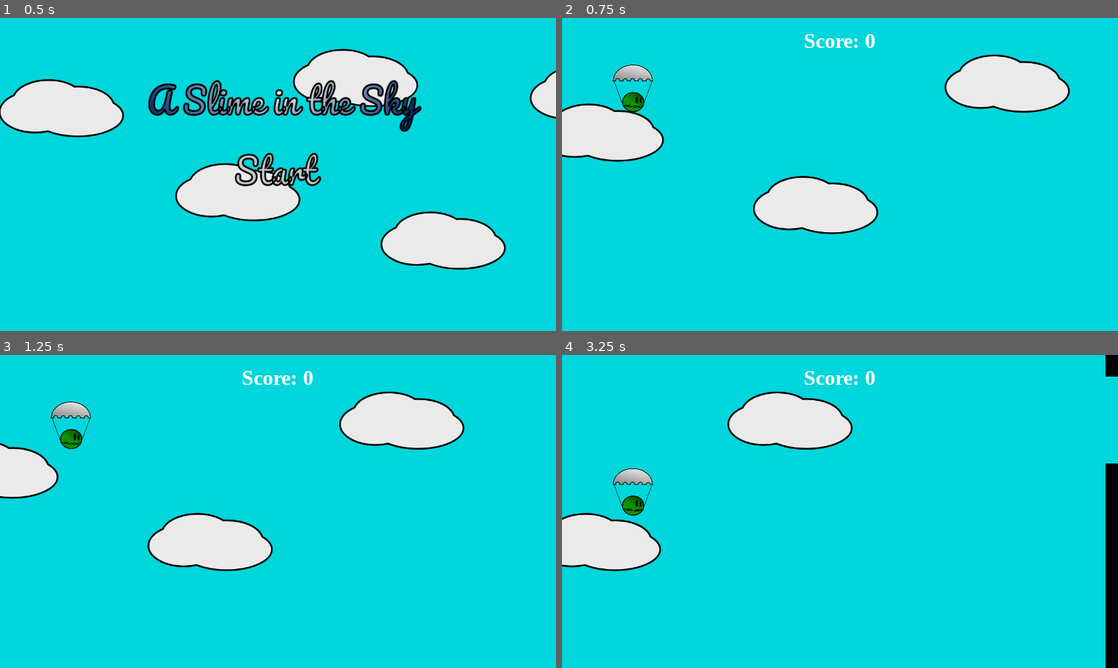
Above: before the commit, frames 1-4 (two rows, left to right).
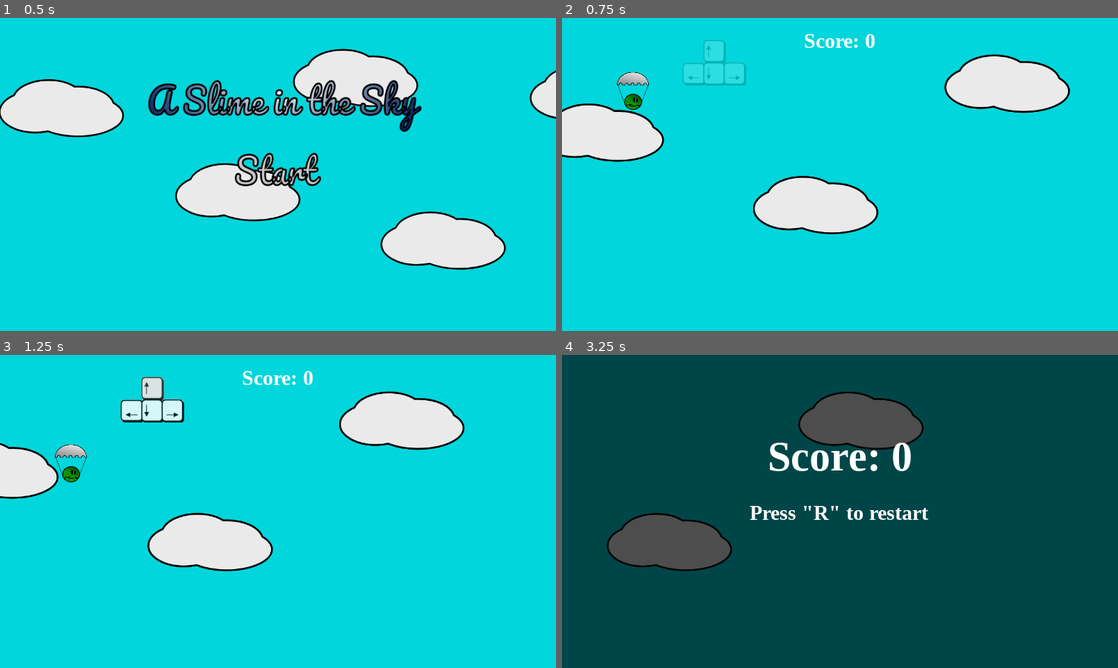
Above: after the commit, the same moments.

Repository: mmcoulombe/flappy_slime
Game: Godot game, scene res://scenes/intro.tscn
Same seed, same stepped clock (60 frames per second), same inputs: the game is played once before the commit and once after it.
Inputs (mouse positions are in pixels of both pictures, inside the frame that each line leads up to):
- Up to frame 1 (0.5 s): no input
- Up to frame 2 (0.75 s): click (834, 171) at 0.5 s
- Up to frame 3 (1.25 s): no input
- Up to frame 4 (3.25 s): hold Up (ui_up) 1.28-2.03 s; hold Up (ui_up) from 2.78 s (still down)

Frame 1 is identical in both runs. In frame 2, 1.8% of the frame differs, in the area x 0-92%, y 7-70%; in frame 3, 2.2%; in frame 4, 100%, in the area x 0-100%, y 0-100%.

Commit message:
Make player a rigid body + key to press info
Signed-off-by: Maxime Millette-Coulombe <mmillettecoulombe@gmail.com>

Diff:
--- /dev/null
+++ b/prefabs/KeyAnimation.gd
@@ -0,0 +1,12 @@
+extends Node2D
+
+onready var anim_player = get_node("AnimationPlayer")
+
+func show():
+	anim_player.play("show")
+	yield(anim_player, "animation_finished")
+	anim_player.play("flash")
+
+func hide():
+	anim_player.play_backwards("show")
+	queue_free()
--- /dev/null
+++ b/prefabs/KeyAnimation.tscn
@@ -0,0 +1,62 @@
+[gd_scene load_steps=6 format=2]
+
+[ext_resource path="res://assets/arrow-key.png" type="Texture" id=1]
+[ext_resource path="res://assets/arrow-key_mask.png" type="Texture" id=2]
+[ext_resource path="res://prefabs/KeyAnimation.gd" type="Script" id=3]
+
+[sub_resource type="Animation" id=1]
+resource_name = "flash"
+loop = true
+tracks/0/type = "value"
+tracks/0/path = NodePath("ColorRect:color")
+tracks/0/interp = 1
+tracks/0/loop_wrap = true
+tracks/0/imported = false
+tracks/0/enabled = true
+tracks/0/keys = {
+"times": PoolRealArray( 0, 0.5, 1 ),
+"transitions": PoolRealArray( 1, 1, 1 ),
+"update": 0,
+"values": [ Color( 0.929412, 0.576471, 0.576471, 0 ), Color( 0.929412, 0.576471, 0.576471, 0.654902 ), Color( 0.929412, 0.576471, 0.576471, 0 ) ]
+}
+
+[sub_resource type="Animation" id=2]
+resource_name = "show"
+length = 0.5
+tracks/0/type = "value"
+tracks/0/path = NodePath("Sprite:modulate")
+tracks/0/interp = 1
+tracks/0/loop_wrap = true
+tracks/0/imported = false
+tracks/0/enabled = true
+tracks/0/keys = {
+"times": PoolRealArray( 0.1, 0.5 ),
+"transitions": PoolRealArray( 1, 1 ),
+"update": 0,
+"values": [ Color( 1, 1, 1, 0 ), Color( 1, 1, 1, 1 ) ]
+}
+
+[node name="KeyAnimation" type="Node2D"]
+script = ExtResource( 3 )
+
+[node name="AnimationPlayer" type="AnimationPlayer" parent="."]
+anims/flash = SubResource( 1 )
+anims/show = SubResource( 2 )
+
+[node name="Sprite" type="Sprite" parent="."]
+modulate = Color( 1, 1, 1, 0.0980392 )
+texture = ExtResource( 1 )
+
+[node name="Light2D" type="Light2D" parent="."]
+texture = ExtResource( 2 )
+mode = 3
+
+[node name="ColorRect" type="ColorRect" parent="."]
+margin_left = -29.0
+margin_top = -54.0
+margin_right = 28.0
+margin_bottom = -2.0
+color = Color( 0.929412, 0.576471, 0.576471, 0 )
+__meta__ = {
+"_edit_use_anchors_": false
+}
--- a/prefabs/pipe.tscn
+++ b/prefabs/pipe.tscn
@@ -20,7 +20,6 @@
 scale = Vector2( 6.3938, 1 )
 
 [node name="top_pipe" type="KinematicBody2D" parent="."]
-editor/display_folded = true
 position = Vector2( 0, -360 )
 collision_layer = 2
 
@@ -31,7 +30,6 @@
 texture = ExtResource( 2 )
 
 [node name="bottom_pipe" type="KinematicBody2D" parent="."]
-editor/display_folded = true
 position = Vector2( 0, 360 )
 collision_layer = 2
 
@@ -47,6 +45,5 @@
 [node name="trigger_shape" type="CollisionShape2D" parent="score_trigger"]
 position = Vector2( 65.8443, -0.975342 )
 shape = SubResource( 3 )
-
 [connection signal="viewport_exited" from="VisibilityNotifier2D" to="." method="_on_VisibilityNotifier2D_viewport_exited"]
 [connection signal="body_entered" from="score_trigger" to="." method="_on_score_trigger_entered"]
--- a/prefabs/player.tscn
+++ b/prefabs/player.tscn
@@ -5,7 +5,7 @@
 [ext_resource path="res://assets/slime/slime_eye.png" type="Texture" id=3]
 
 [sub_resource type="RectangleShape2D" id=1]
-extents = Vector2( 56.2045, 111.865 )
+extents = Vector2( 37.8224, 41.1483 )
 
 [sub_resource type="Animation" id=2]
 resource_name = "death"
@@ -35,15 +35,19 @@
 "values": [ 0.0, -180.0 ]
 }
 
-[node name="player" type="KinematicBody2D"]
+[node name="player" type="RigidBody2D"]
 collision_layer = 3
+collision_mask = 3
+gravity_scale = 4.0
 script = ExtResource( 1 )
 
 [node name="body" type="Sprite" parent="."]
+scale = Vector2( 0.4, 0.4 )
 texture = ExtResource( 2 )
 
 [node name="eye" type="Sprite" parent="."]
-position = Vector2( 27.5262, 54.5065 )
+position = Vector2( 6.5529, 20.998 )
+scale = Vector2( 0.4, 0.4 )
 texture = ExtResource( 3 )
 hframes = 2
 frame = 1
@@ -55,7 +59,7 @@
 anims/death = SubResource( 2 )
 
 [node name="VisibilityNotifier2D" type="VisibilityNotifier2D" parent="."]
-position = Vector2( -0.314238, 0.108105 )
-scale = Vector2( 9.1939, 11.1778 )
-
+position = Vector2( 1.0101, 21.5086 )
+scale = Vector2( 2.48291, 2.25875 )
+[connection signal="body_entered" from="." to="." method="_on_player_body_entered"]
 [connection signal="screen_exited" from="VisibilityNotifier2D" to="." method="_on_player_screen_exited"]
--- a/scenes/intro.tscn
+++ b/scenes/intro.tscn
@@ -7,7 +7,6 @@
 [node name="intro" type="Node2D"]
 
 [node name="Node2D" type="Node2D" parent="."]
-editor/display_folded = true
 script = ExtResource( 1 )
 
 [node name="Camera2D" type="Camera2D" parent="Node2D"]
@@ -19,7 +18,6 @@
 drag_margin_bottom = 0.0
 
 [node name="ParallaxBackground" type="ParallaxBackground" parent="."]
-editor/display_folded = true
 
 [node name="cloud_layer" type="ParallaxLayer" parent="ParallaxBackground"]
 motion_mirroring = Vector2( 1800, 0 )
--- a/scenes/main.tscn
+++ b/scenes/main.tscn
@@ -6,20 +6,23 @@
 [ext_resource path="res://scripts/cloud_emitter.gd" type="Script" id=4]
 [ext_resource path="res://gui/in_game_gui.tscn" type="PackedScene" id=5]
 [ext_resource path="res://scripts/controller.gd" type="Script" id=6]
+[ext_resource path="res://prefabs/KeyAnimation.tscn" type="PackedScene" id=7]
 
 [node name="main" type="Node2D"]
 
 [node name="player" parent="." instance=ExtResource( 1 )]
 position = Vector2( 163.167, 161.544 )
-scale = Vector2( 0.5, 0.5 )
 z_index = 2
 collision_layer = 1
 collision_mask = 6
-gravity = 10
-flap_speed = -150
+contacts_reported = 1
+contact_monitor = true
+
+[node name="key_animation" parent="." instance=ExtResource( 7 )]
+modulate = Color( 1, 1, 1, 0.835294 )
+position = Vector2( 351.331, 103.266 )
 
 [node name="spawn_container" type="Node2D" parent="."]
-editor/display_folded = true
 
 [node name="cloud3" parent="spawn_container" instance=ExtResource( 2 )]
 position = Vector2( 126.934, 263.388 )
@@ -31,7 +34,6 @@
 position = Vector2( 1061.49, 150.734 )
 
 [node name="pipe_emitter" type="Node2D" parent="."]
-editor/display_folded = true
 position = Vector2( 1350, 360 )
 script = ExtResource( 3 )
 speed = 200
@@ -40,7 +42,6 @@
 [node name="pe_timer" type="Timer" parent="pipe_emitter"]
 
 [node name="cloud_emitter" type="Node2D" parent="."]
-editor/display_folded = true
 position = Vector2( 1400, 360 )
 script = ExtResource( 4 )
 
@@ -57,10 +58,14 @@
 
 [node name="gui" parent="ui" instance=ExtResource( 5 )]
 
+[node name="timer" type="Timer" parent="."]
+wait_time = 0.6
+
 [node name="controller" type="Node2D" parent="."]
 position = Vector2( 61.2168, 1.36037 )
 script = ExtResource( 6 )
-
 [connection signal="player_death" from="player" to="controller" method="_on_player_death"]
+[connection signal="player_jumped" from="player" to="controller" method="_on_player_player_jumped"]
 [connection signal="timeout" from="pipe_emitter/pe_timer" to="pipe_emitter" method="_on_pe_timer_timeout"]
 [connection signal="timeout" from="cloud_emitter/ce_timer" to="cloud_emitter" method="_on_ce_timer_timeout"]
+[connection signal="timeout" from="timer" to="controller" method="_on_timer_timeout"]
--- a/scripts/controller.gd
+++ b/scripts/controller.gd
@@ -1,5 +1,7 @@
 extends Node2D
 
+onready var timer = get_node("../timer")
+onready var key_animation = get_node("../key_animation")
 onready var player = get_node("../player")
 onready var cloud_emitter = get_node("../cloud_emitter")
 onready var pipe_emitter = get_node("../pipe_emitter")
@@ -11,8 +13,13 @@
 func _ready():
 	cloud_emitter.emit()
 	pipe_emitter.emit()
-	yield(get_tree().create_timer(1.5), "timeout")
-	player.react_to_physic = true
+	key_animation.show()
+	player.sleeping = true
+	player.input_enabled = false
+	yield(get_tree().create_timer(2.5), "timeout")
+	player.sleeping = false
+	player.input_enabled = true
+	key_animation.hide()
 
 func freeze_paralax():
 	cloud_emitter.stop()
@@ -30,3 +37,11 @@
 	player.play_death_choreograhpy()
 	black_rect.visible = true
 	gui.play_game_over()
+
+func _on_timer_timeout():
+	player.input_enabled = true
+
+
+func _on_player_player_jumped():
+	timer.start()
+	player.input_enabled = false
--- a/scripts/player.gd
+++ b/scripts/player.gd
@@ -1,15 +1,14 @@
-extends KinematicBody2D
+extends RigidBody2D
 
 signal player_death(player)
+signal player_jumped()
 
-export(int) var gravity = 980
-export (int) var flap_speed = -400
+export(int) var flap_force = 250
 
 onready var collision_shape = $collision_shape
 onready var anim_player = $AnimationPlayer
 
 var score = 0 setget set_score, get_score
-var react_to_physic = false
 
 var velocity = Vector2()
 var input_enabled = true
@@ -21,11 +20,15 @@
 func get_score():
 	return score
 
-func apply_input():
+func apply_input(delta):
 	if input_enabled:
 		var flap = Input.is_action_just_pressed("ui_up")
 		if flap:
-			velocity.y = flap_speed
+			applied_force = Vector2.ZERO
+			linear_velocity = Vector2.ZERO
+			apply_central_impulse(Vector2(0, -1 * flap_force))
+			emit_signal("player_jumped")
+
 	if not is_alive:
 		if Input.is_action_just_released("restart"):
 			get_tree().reload_current_scene()
@@ -35,15 +38,7 @@
 	is_alive = true
 
 func _physics_process(delta):
-	if not react_to_physic:
-		return
-
-	apply_input()
-
-	velocity.y += gravity
-	var collision  = move_and_collide(velocity * delta)
-	if collision && is_alive:
-		die()
+	apply_input(delta)
 
 func play_death_choreograhpy():
 	input_enabled = false
@@ -57,3 +52,8 @@
 
 func _on_player_screen_exited():
 	die()
+
+func _on_player_body_entered(body):
+	print('body enterred')
+	if is_alive:
+		die()
Binary file added: assets/arrow-key.png
Binary file added: assets/arrow-key_mask.png
Not shown: 1 places in scenes/main.tscn that only renumber resources
Not shown, changed: .gitignore
